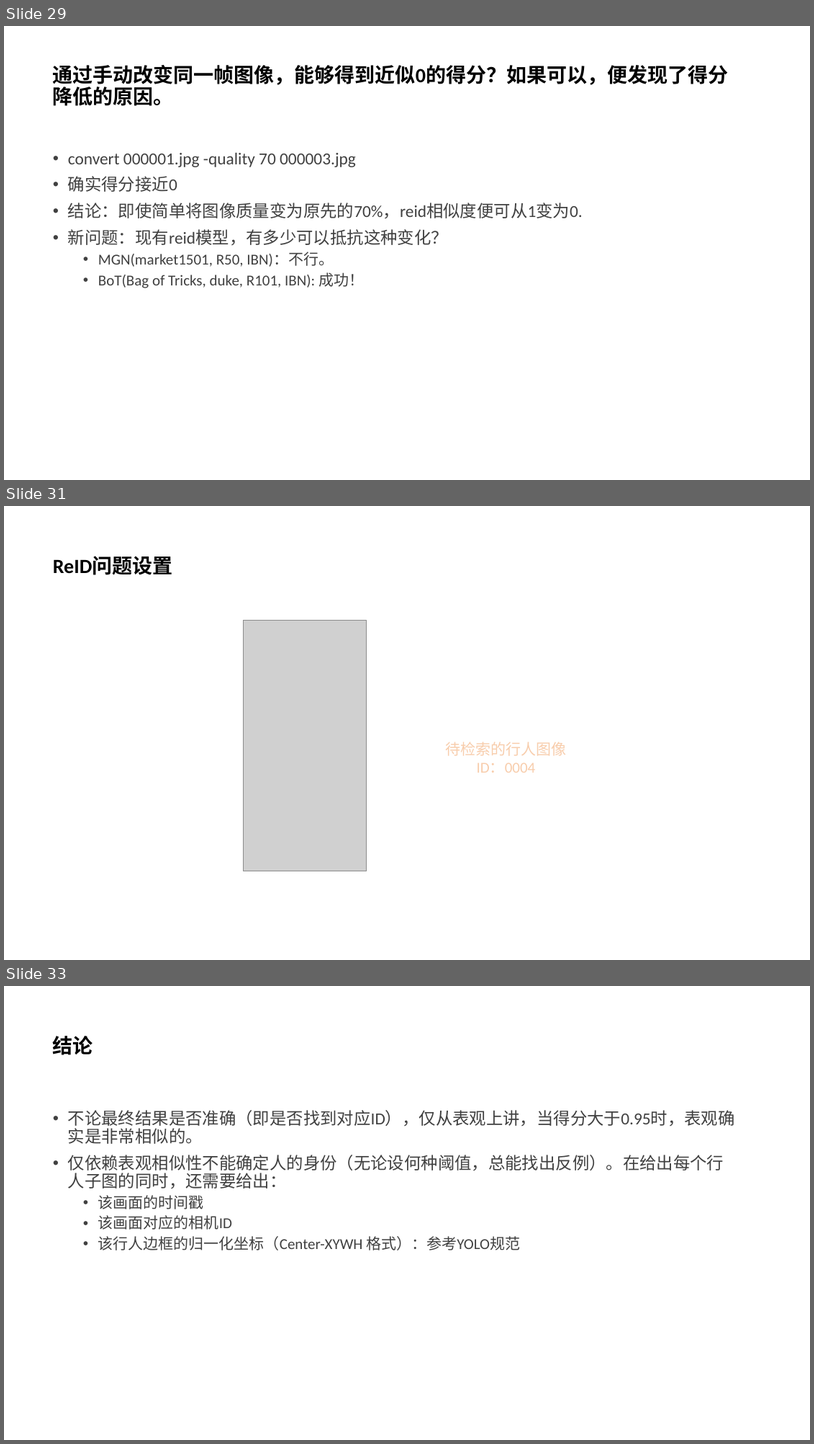
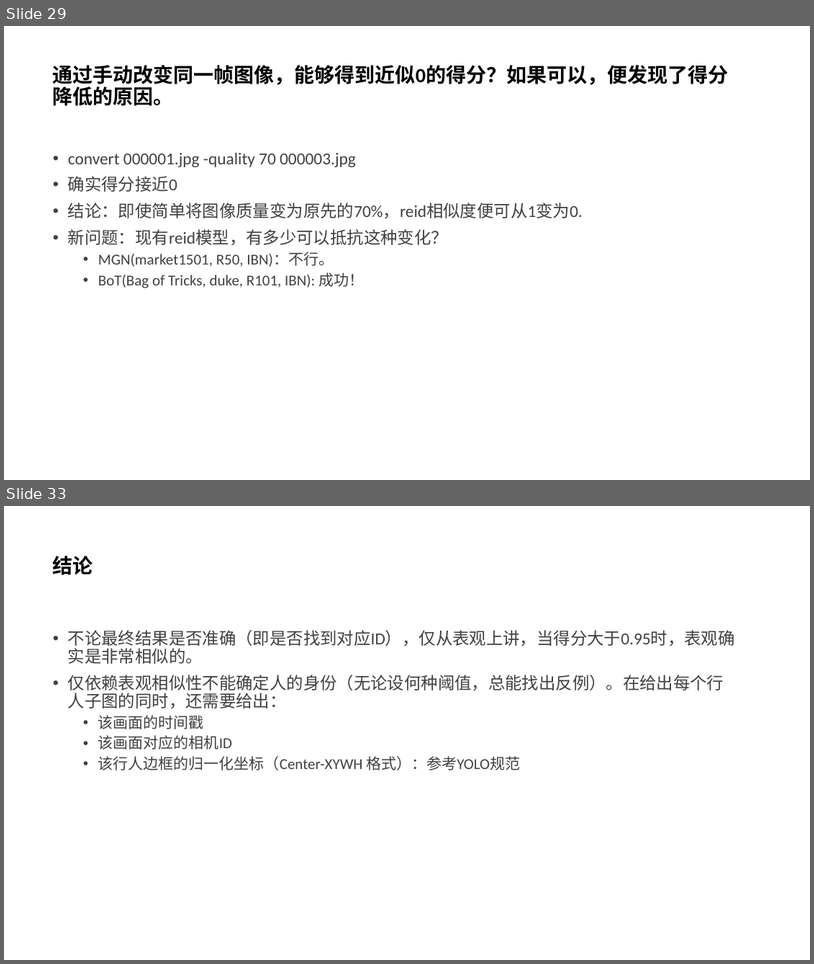
Before and after one commit to liandun110/fast-reid, a slide deck: ReID.pptx. Shown one above the other, each under a label of ours: slides 29, 31 and 33 before the commit, slides 29 and 33 after it; the slides between them are not shown. The pictures are 814x1444 and 814x964 pixels, drawn with LibreOffice and Linux fonts; fonts in the diff are those of the drawing; grey boxes stand for pictures. Boxes give left, top, right and bottom in pixels: in the first picture for what was removed or moved away, otherwise in the second. Text is boxed around its words. In the diff, an @@ line names an element or a change of style, - is before the commit and + after.

```diff
--- a/ReID.pptx
+++ b/ReID.pptx
@@ slide 31 removed at [4,506,810,960], background #FFFFFF @@
@@ title removed at [53,556,173,575] @@
-ReID问题设置
@@ picture removed at [243,620,366,871] @@
@@ rectangle removed at [383,663,630,852] @@
-待检索的行人图像
-ID：0004
```
Also in this commit, not shown: 6 slides added, 2 other slides removed, 1 other file.
